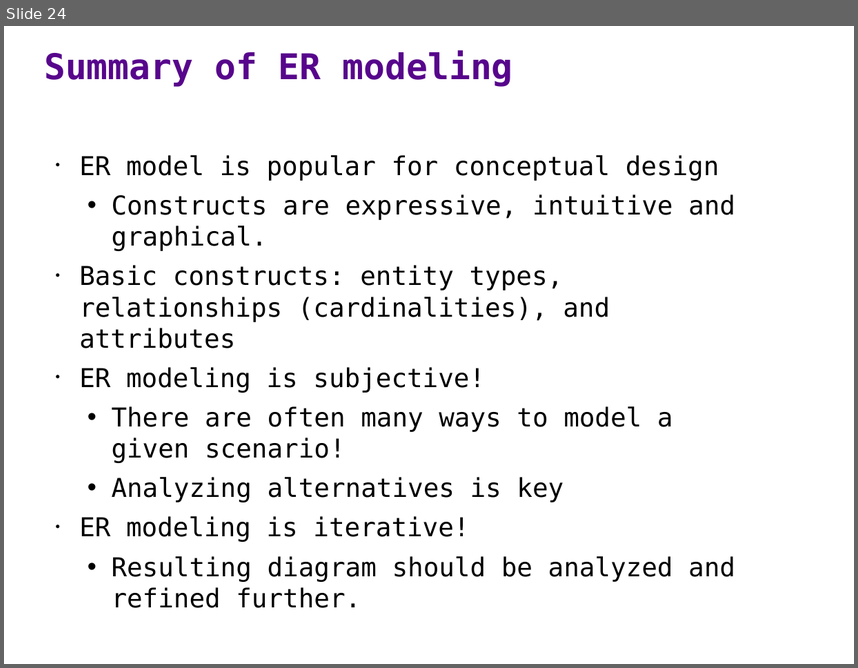
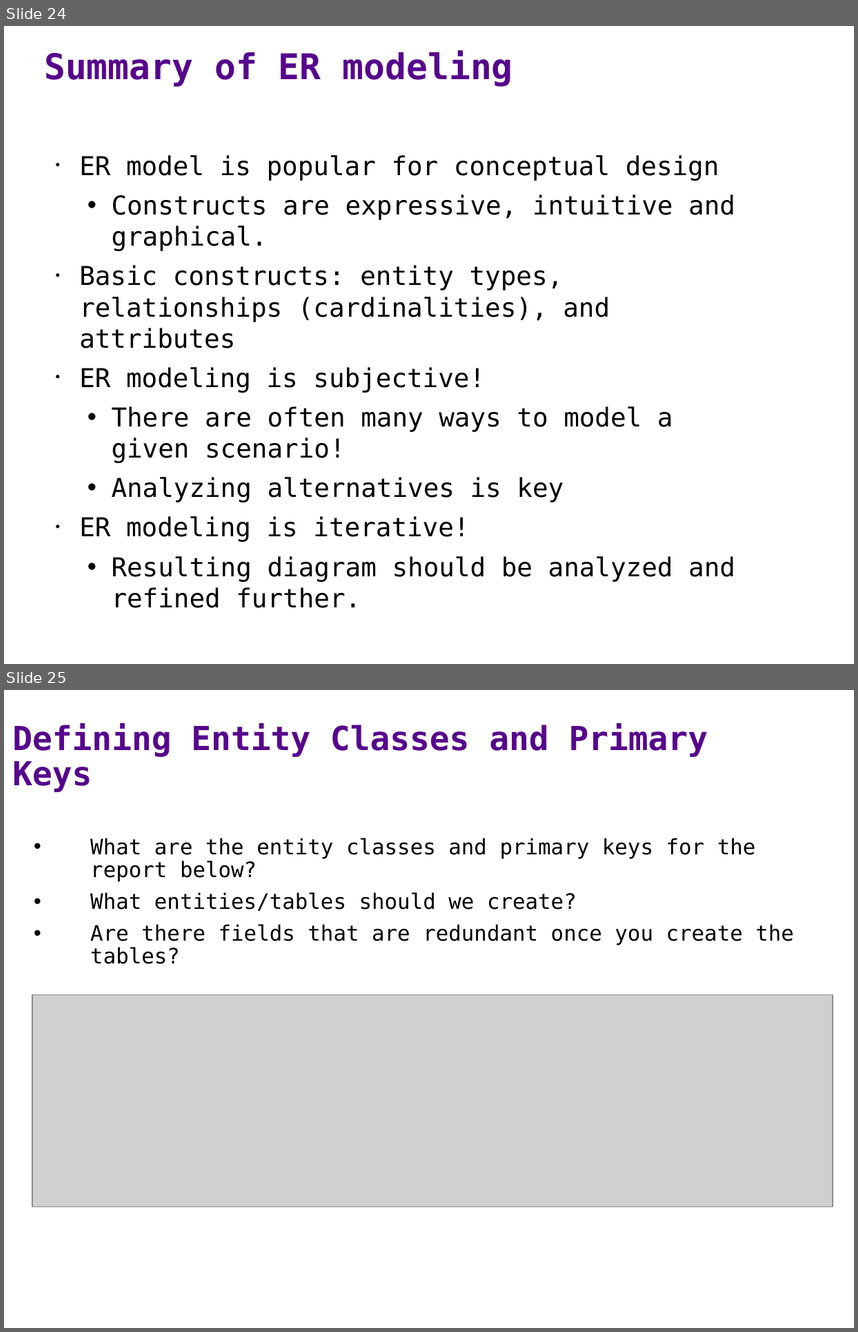
Before and after one commit to ipeirotis/introduction-to-databases, a slide deck: session1/A2-ER_modeling-GalleryPainter.pptx. Shown one above the other, each under a label of ours: slide 24 before the commit, slides 24 and 25 after it. The pictures are 858x668 and 858x1332 pixels, drawn with LibreOffice and Linux fonts; fonts in the diff are those of the drawing; grey boxes stand for pictures. Boxes give left, top, right and bottom in pixels: in the first picture for what was removed or moved away, otherwise in the second. Text is boxed around its words. In the diff, an @@ line names an element or a change of style, - is before the commit and + after.

```diff
--- a/session1/A2-ER_modeling-GalleryPainter.pptx
+++ b/session1/A2-ER_modeling-GalleryPainter.pptx
@@ slide 25 added at [4,690,854,1328], background #FFFFFF @@
@@ title added at [12,723,708,792], 28 pt, text #57068C, bold @@
+Defining Entity Classes and Primary Keys
@@ text added at [90,838,794,964], 18 pt, text #000000 @@
+• What are the entity classes and primary keys for the report below?
+• What entities/tables should we create?
+• Are there fields that are redundant once you create the tables?
@@ picture added at [32,994,833,1206] @@
```
Also in this commit, not shown: 1 other file.
